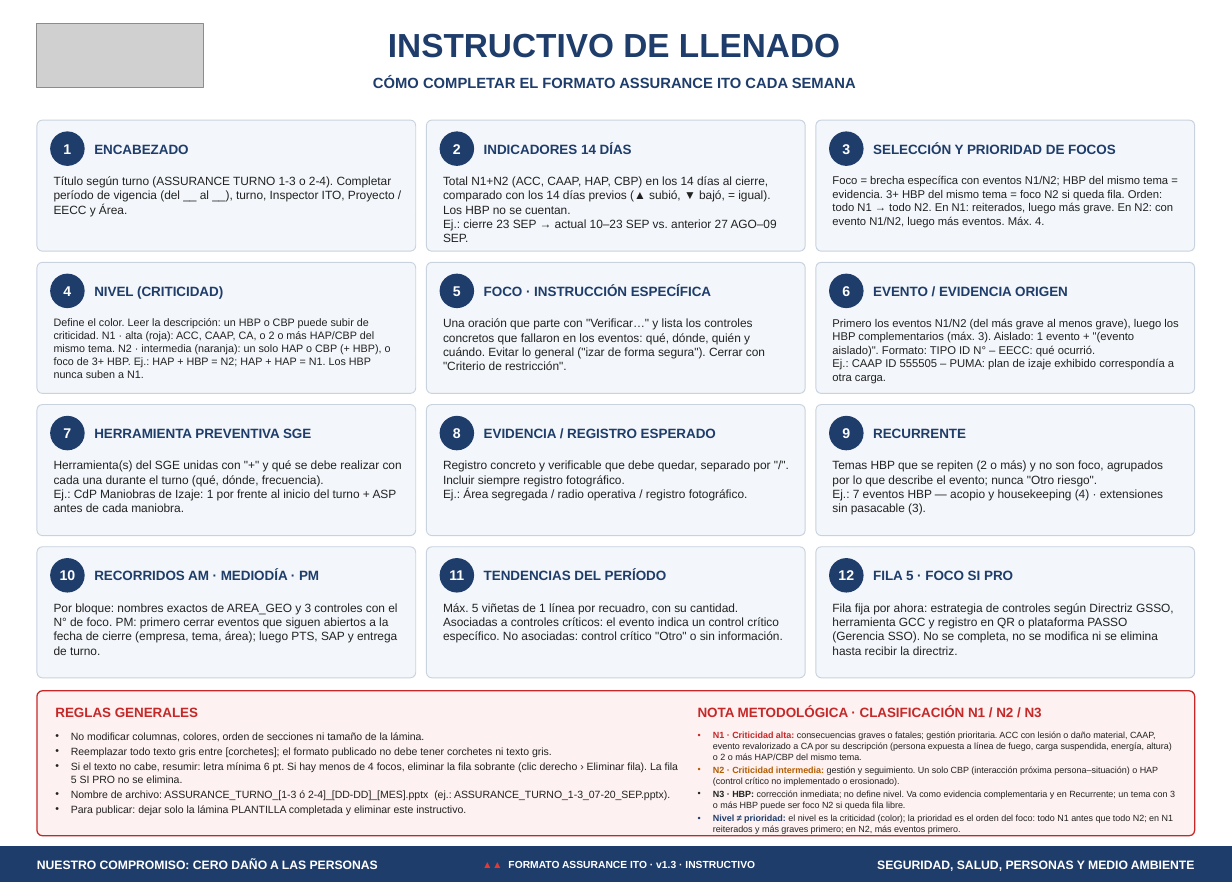
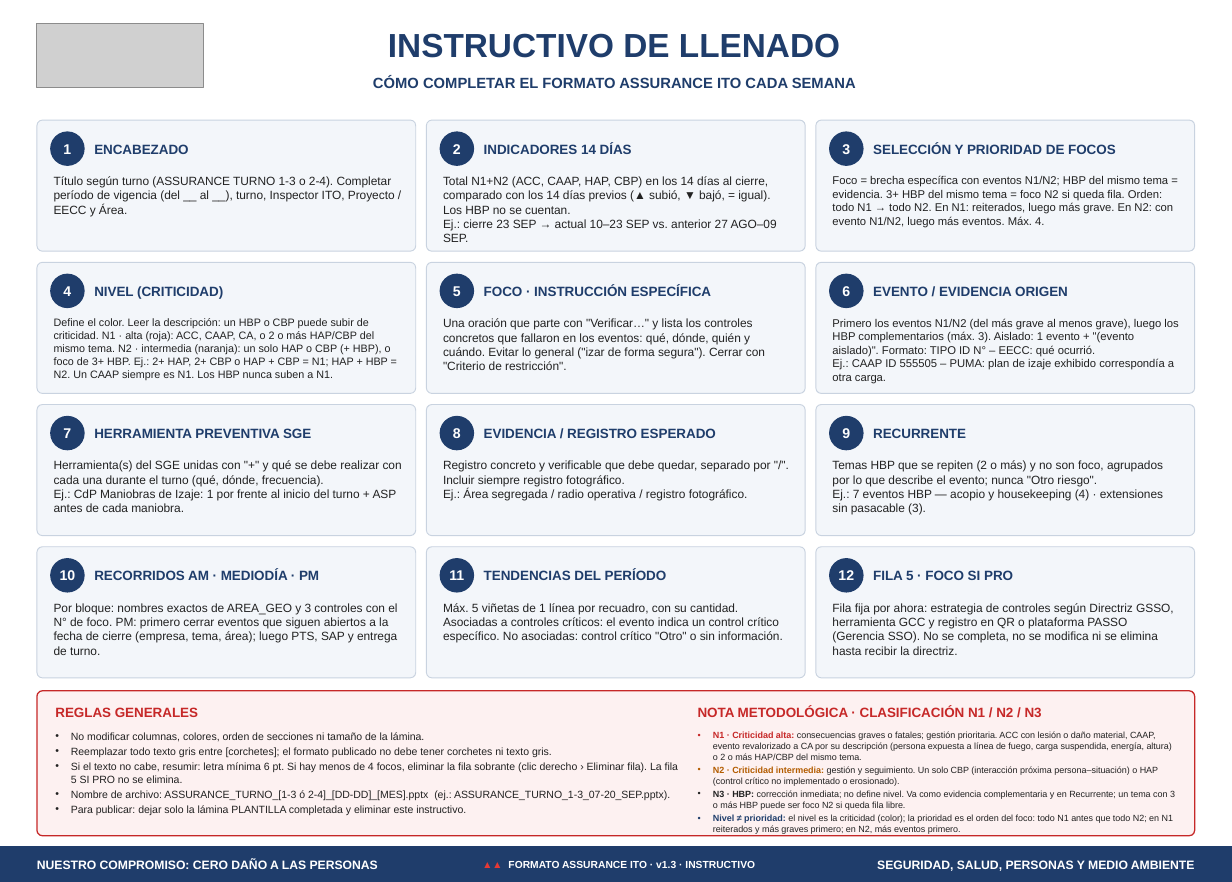
Before and after one commit to williams-maker/Antucoya, a slide deck: slide 2 of FORMATO_ASSURANCE_ITO_v1.3.pptx. Drawn at 1232x882 pixels with LibreOffice and Linux fonts; fonts in the diff are those of the drawing; grey boxes stand for pictures. Boxes give left, top, right and bottom in pixels: in the first picture for what was removed or moved away, otherwise in the second. Text is boxed around its words. In the diff, an @@ line names an element or a change of style, - is before the commit and + after.

```diff
--- a/FORMATO_ASSURANCE_ITO_v1.3.pptx
+++ b/FORMATO_ASSURANCE_ITO_v1.3.pptx
@@ text at [54, 318, 391, 380]: text changed @@
-Define el color. Leer la descripción: un HBP o CBP puede subir de criticidad. N1 · alta (roja): ACC, CAAP, CA, o 2 o más HAP/CBP del mismo tema. N2 · intermedia (naranja): un solo HAP o CBP (+ HBP), o foco de 3+ HBP. Ej.: HAP + HBP = N2; HAP + HAP = N1. Los HBP nunca suben a N1.
+Define el color. Leer la descripción: un HBP o CBP puede subir de criticidad. N1 · alta (roja): ACC, CAAP, CA, o 2 o más HAP/CBP del mismo tema. N2 · intermedia (naranja): un solo HAP o CBP (+ HBP), o foco de 3+ HBP. Ej.: 2+ HAP, 2+ CBP o HAP + CBP = N1; HAP + HBP = N2. Un CAAP siempre es N1. Los HBP nunca suben a N1.
```
Also in this commit, not shown: 2 other files.
